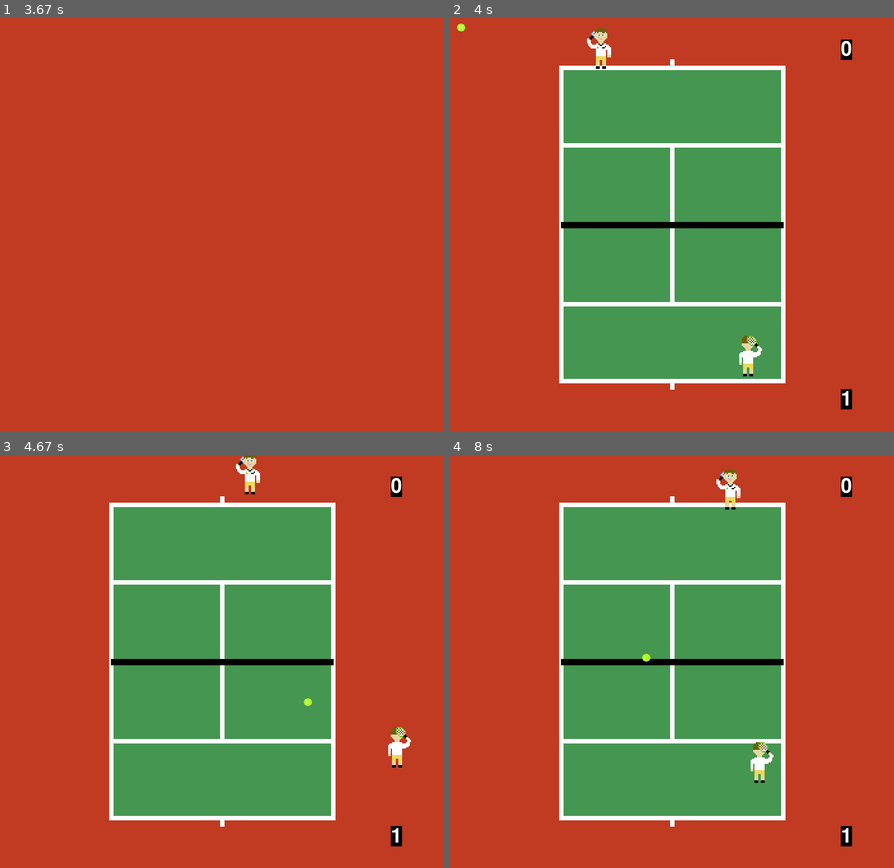
Above: before the commit, frames 1-4 (two rows, left to right).
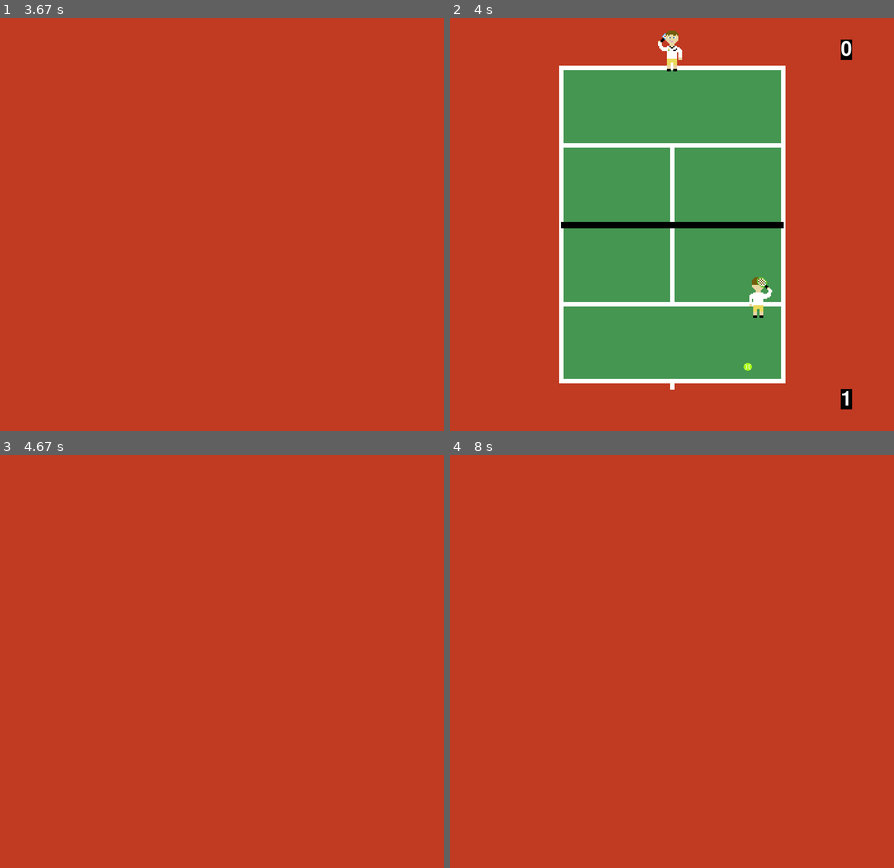
Above: after the commit, the same moments.

Repository: rafaelmcandeias/AASMA
Game: pygame game, started from Tennis_Game/tennis.py
Two runs of this game, one before a commit and one after it. Both use one fixed random seed, a clock stepped at 60 frames per second and the inputs below.
Inputs:
- Up to frame 1 (3.67 s): tap Right Shift at 0.33 s; hold Tab 0.67-1.13 s; hold Right 0.67-1.13 s; hold Right 1.17-1.63 s; hold D 1.17-1.63 s; hold Up 1.67-1.97 s; hold W 1.67-1.97 s; tap . at 1.82, 3.22 s; hold Right 2-2.47 s; hold D 2-2.47 s; hold Left 2.5-3.03 s; hold A 2.5-3.03 s; hold Down 3.07-3.37 s; hold S 3.07-3.37 s
- Up to frame 2 (4 s): hold Up from 3.83 s (still down); hold W from 3.83 s (still down)
- Up to frame 3 (4.67 s): release Up at 4.2 s; release W at 4.2 s; hold Right from 4.23 s (still down); hold D from 4.23 s (still down); tap . at 4.38 s
- Up to frame 4 (8 s): release Right at 4.87 s; release D at 4.87 s; hold Down 4.9-5.27 s; hold S 4.9-5.27 s; hold Left 5.3-5.77 s; hold A 5.3-5.77 s; hold Right 5.8-6.27 s; hold D 5.8-6.27 s; tap . at 5.95, 7.28 s; hold Up 6.3-6.6 s; hold W 6.3-6.6 s; hold Right 6.63-7.1 s; hold D 6.63-7.1 s; hold Left 7.13-7.67 s; hold A 7.13-7.67 s

Frame 1 is identical in both runs. In frame 2, 1.1% of the frame differs, in the area x 1-73%, y 1-87%; in frame 3, 40%, in the area x 24-93%, y 0-95%; in frame 4, 40%.

Commit message:
restart positions

Diff:
--- a/Tennis_Game/lib.py
+++ b/Tennis_Game/lib.py
@@ -49,15 +49,6 @@
             pygame.display.flip()
 
 
-# Function to replace the agent's at the serving position
-def restart_player_position(top_player, bottom_player):
-    bottom_player.rect.x = 442
-    bottom_player.rect.y = 524
-    top_player.rect.x = 202
-    top_player.rect.y = 40
-    pygame.time.wait(750)
-
-
 # Reads two lines from Agents.txt and gets info from it
 def read_file():
     agents_file = open("Agents.txt", "r")
@@ -88,6 +79,14 @@
     all_sprites.add(top_player)
 
     return top_player, bottom_player, tennisBall, all_sprites
+
+
+# Function to replace the agent's at the serving position
+def restart_positions(top_player, bottom_player, tennisBall, server):
+    top_player.restart_position()
+    bottom_player.restart_position()
+    tennisBall.restart_position(server)
+    pygame.time.wait(750)
 
 
 # Changes player to serve
@@ -129,9 +128,8 @@
             else:
                 top_player_score += 1
             # Update conditions
-            restart_player_position(top_player, bottom_player)
             server = change_server(top_player, bottom_player, server)
-            print(server.name)
+            restart_positions(top_player, bottom_player, tennisBall, server)
 
         #Render both scoreboards
         scorebox = font.render(str(top_player_score), True, WHITE, BLACK)
--- a/Tennis_Game/sprites.py
+++ b/Tennis_Game/sprites.py
@@ -130,6 +130,10 @@
             if not pressed:
                 self.stamina *= 0.9999999999
 
+    # Puts agent in starting position
+    def restart_position(self):
+        self.rect.move(TOP_POS)
+
 
 # Class for Top player
 class Bottom_player(Player):
@@ -167,6 +171,10 @@
             self.rect.y += self.speedy * (self.stamina / self.energy)
             if not pressed:
                 self.stamina *= 0.9999999999
+
+    # Puts agent in starting position
+    def restart_position(self):
+        self.rect.move(BOTTOM_POS)
 
 
 # Ball class
@@ -371,3 +379,11 @@
 
         # say no one has won yet
         return 0
+
+
+    # Method to place ball next to server
+    def restart_position(self, server):
+        if isinstance(server, Top_player):
+            self.rect = self.rect.move(TOP_POS[0] - 30, TOP_POS[1] + 10)
+        else:
+            self.rect = self.rect.move(BOTTOM_POS[0] + 10, BOTTOM_POS[1] + 10)
